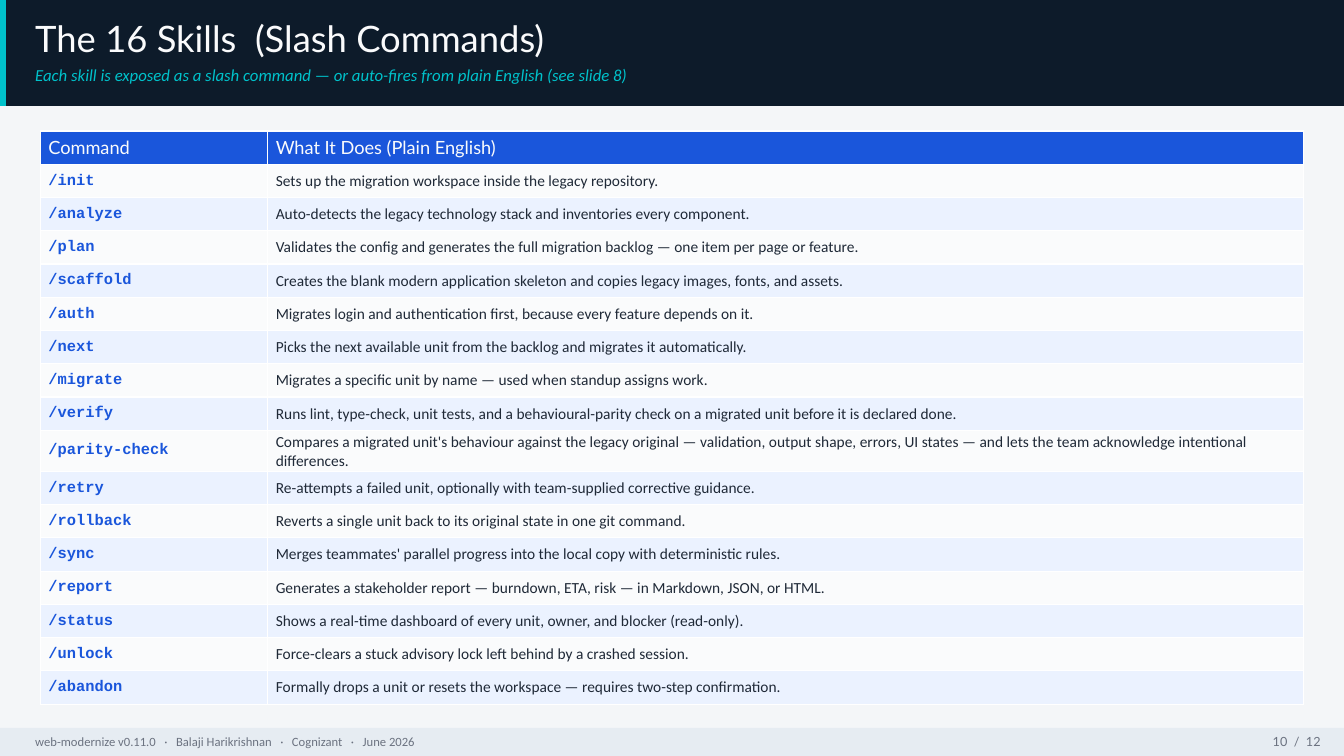
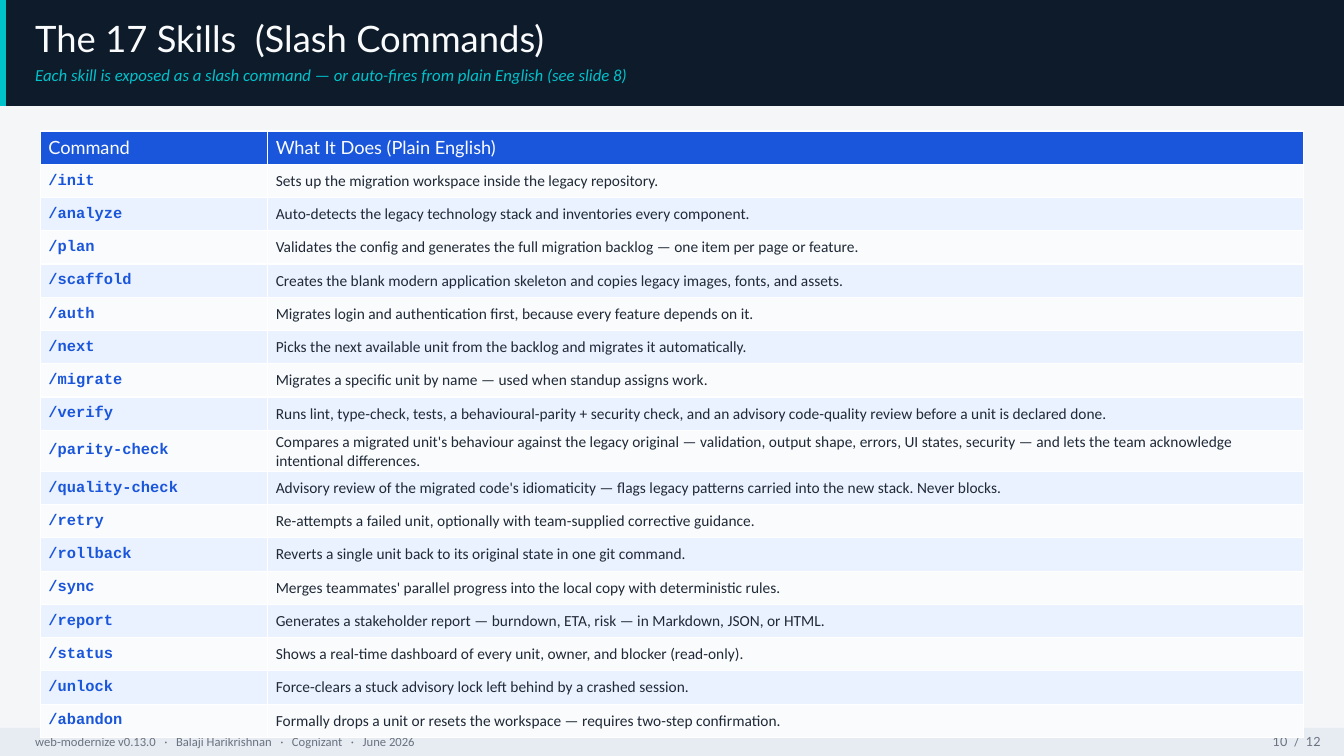
Before and after one commit to balaji-hari/web-mordernize, a slide deck: slide 10 of docs/decks/web-modernize-presentation.pptx. Drawn at 1344x756 pixels with LibreOffice and Linux fonts; fonts in the diff are those of the drawing. Boxes give left, top, right and bottom in pixels: in the first picture for what was removed or moved away, otherwise in the second. Text is boxed around its words. In the diff, an @@ line names an element or a change of style, - is before the commit and + after.

```diff
--- a/docs/decks/web-modernize-presentation.pptx
+++ b/docs/decks/web-modernize-presentation.pptx
@@ text at bbox=[35, 24, 544, 57]: text changed @@
-The 16 Skills (Slash Commands)
+The 17 Skills (Slash Commands)
@@ table at bbox=[40, 131, 1305, 733] @@
-row 9: /verify | Runs lint, type-check, unit tests, and a behavioural-parity check on a migrated unit before it is declared done.
-row 10: /parity-check | Compares a migrated unit's behaviour against the legacy original — validation, output shape, errors, UI states — and lets the team acknowledge intentional differences.
+row 9: /verify | Runs lint, type-check, tests, a behavioural-parity + security check, and an advisory code-quality review before a unit is declared done.
+row 10: /parity-check | Compares a migrated unit's behaviour against the legacy original — validation, output shape, errors, UI states, security — and lets the team acknowledge intentional differences.
+row 11: /quality-check | Advisory review of the migrated code's idiomaticity — flags legacy patterns carried into the new stack. Never blocks.
@@ text at bbox=[35, 738, 415, 748]: text changed @@
-web-modernize v0.11.0 · Balaji Harikrishnan · Cognizant · June 2026
+web-modernize v0.13.0 · Balaji Harikrishnan · Cognizant · June 2026
```
Also in this commit, not shown: 11 other slides changed, 7 other files.
